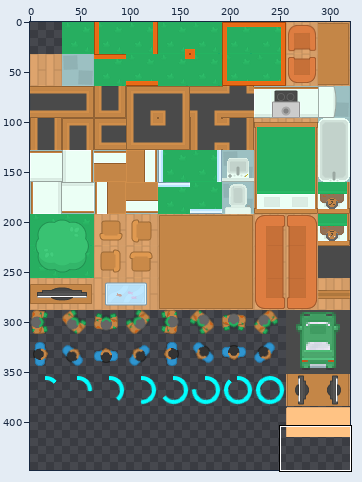
Edited in one commit: sprite sheet (core/assets/newest_sprite_sheet.png). Above: a wide view before the commit, with the close-up outlined.
Close-up. Before:
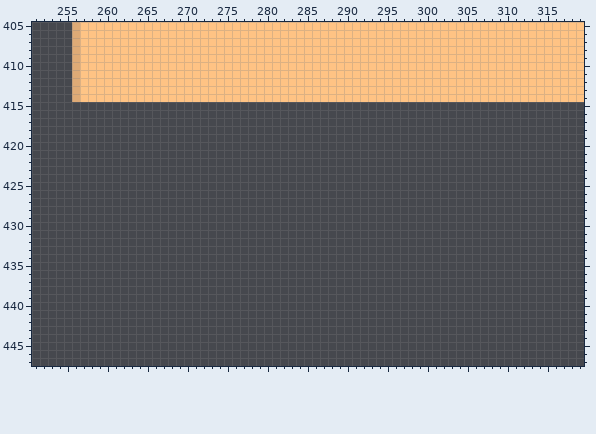
The file is 320x448 pixels. Shown: x 251..319, y 405..447. The commit also changed other parts of the picture, which this record leaves out.
After:
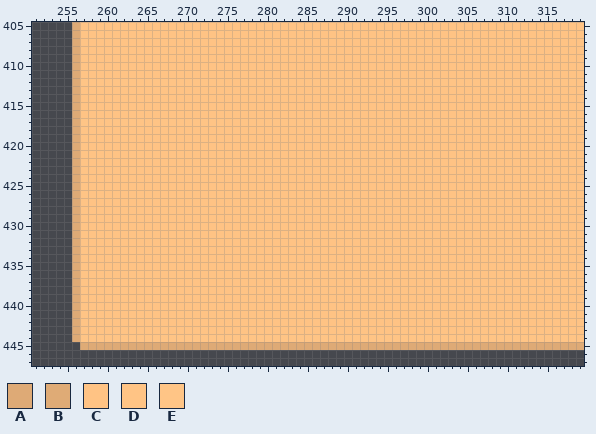
Palette (. is transparent): A #deaa76  B #dfab76  C #ffc384  D #ffc485  E #ffc586
The edit:
Changed rows in their new state; - is an unchanged pixel.
first column x 256:
412 -EDDDDDDDDDDDDDDDDD--DDDDDDDDDDDDDDD-----DDDDDDDDDDDDDDDDDDDDDD-
413 -CCCCCCCCCCCCCCCCCC--CCCCCCCCCCCCCCC-----CCCCCCCCCCCCCCCCCCCCCC-
415 ACCCCCCCCCCCCCCCCCCCCCCCCCCCCCCCCCCCCCCCCCCCCCCCCCCCCCCCCCCCCCCC
416 ACCCCCCCCCCCCCCCCCCCCCCCCCCCCCCCCCCCCCCCCCCCCCCCCCCCCCCCCCCCCCCC
417 AEDDDDDDDDDDDDDDDDDCCDDDDDDDDDDDDDDDCCCCCDDDDDDDDDDDDDDDDDDDDDDC
418 ADCCCCCCCCCCCCCCCCCCCCCCCCCCCCCCCCCCCCCCCCCCCCCCCCCCCCCCCCCCCCCC
419 ADCCCCCCCCCCCCCCCCCCCCCCCCCCCCCCCCCCCCCCCCCCCCCCCCCCCCCCCCCCCCCC
420 ADCCCCCCCCCCCCCCCCCCCCCCCCCCCCCCCCCCCCCCCCCCCCCCCCCCCCCCCCCCCCCC
421 ADCCCCCCCCCCCCCCCCCCCCCCCCCCCCCCCCCCCCCCCCCCCCCCCCCCCCCCCCCCCCCC
422 ADCCCCCCCCCCCCCCCCCCCCCCCCCCCCCCCCCCCCCCCCCCCCCCCCCCCCCCCCCCCCCC
423 ADCCCCCCCCCCCCCCCCCCCCCCCCCCCCCCCCCCCCCCCCCCCCCCCCCCCCCCCCCCCCCC
424 ADCCCCCCCCCCCCCCCCCCCCCCCCCCCCCCCCCCCCCCCCCCCCCCCCCCCCCCCCCCCCCC
425 ADCCCCCCCCCCCCCCCCCCCCCCCCCCCCCCCCCCCCCCCCCCCCCCCCCCCCCCCCCCCCCC
426 ADCCCCCCCCCCCCCCCCCCCCCCCCCCCCCCCCCCCCCCCCCCCCCCCCCCCCCCCCCCCCCC
427 ADCCCCCCCCCCCCCCCCCCCCCCCCCCCCCCCCCCCCCCCCCCCCCCCCCCCCCCCCCCCCCC
428 ADCCCCCCCCCCCCCCCCCCCCCCCCCCCCCCCCCCCCCCCCCCCCCCCCCCCCCCCCCCCCCC
429 ADCCCCCCCCCCCCCCCCCCCCCCCCCCCCCCCCCCCCCCCCCCCCCCCCCCCCCCCCCCCCCC
430 ADCCCCCCCCCCCCCCCCCCCCCCCCCCCCCCCCCCCCCCCCCCCCCCCCCCCCCCCCCCCCCC
431 ADCCCCCCCCCCCCCCCCCCCCCCCCCCCCCCCCCCCCCCCCCCCCCCCCCCCCCCCCCCCCCC
432 ADCCCCCCCCCCCCCCCCCCCCCCCCCCCCCCCCCCCCCCCCCCCCCCCCCCCCCCCCCCCCCC
433 ADCCCCCCCCCCCCCCCCCCCCCCCCCCCCCCCCCCCCCCCCCCCCCCCCCCCCCCCCCCCCCC
434 ADCCCCCCCCCCCCCCCCCCCCCCCCCCCCCCCCCCCCCCCCCCCCCCCCCCCCCCCCCCCCCC
435 ADCCCCCCCCCCCCCCCCCCCCCCCCCCCCCCCCCCCCCCCCCCCCCCCCCCCCCCCCCCCCCC
436 ADCCCCCCCCCCCCCCCCCCCCCCCCCCCCCCCCCCCCCCCCCCCCCCCCCCCCCCCCCCCCCC
437 ADCCCCCCCCCCCCCCCCCCCCCCCCCCCCCCCCCCCCCCCCCCCCCCCCCCCCCCCCCCCCCC
438 ADCCCCCCCCCCCCCCCCCCCCCCCCCCCCCCCCCCCCCCCCCCCCCCCCCCCCCCCCCCCCCC
439 ADCCCCCCCCCCCCCCCCCCCCCCCCCCCCCCCCCCCCCCCCCCCCCCCCCCCCCCCCCCCCCC
440 ADCCCCCCCCCCCCCCCCCCCCCCCCCCCCCCCCCCCCCCCCCCCCCCCCCCCCCCCCCCCCCC
441 ADCCCCCCCCCCCCCCCCCCCCCCCCCCCCCCCCCCCCCCCCCCCCCCCCCCCCCCCCCCCCCC
442 ADCCCCCCCCCCCCCCCCCCCCCCCCCCCCCCCCCCCCCCCCCCCCCCCCCCCCCCCCCCCCCC
443 ADCCCCCCCCCCCCCCCCCCCCCCCCCCCCCCCCCCCCCCCCCCCCCCCCCCCCCCCCCCCCCC
444 AEDDDDDDDDDDDDDDDDDDDDDDDDDDDDDDDDDDDDDDDDDDDDDDDDDDDDDDDDDDDDDC
445 -BAAAAAAAAAAAAAAAAAAAAAAAAAAAAAAAAAAAAAAAAAAAAAAAAAAAAAAAAAAAAAA
Where, in picture pixels (left, top, right, bottom), the same in both close-ups:
changed: (72, 78, 584, 350)
